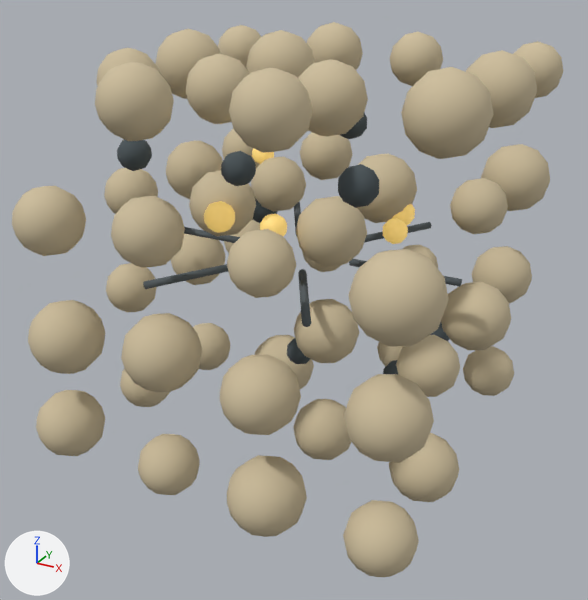
Two versions of the Blender file assets-source/blender/reservoir_micro.blend, one commit apart.
Camera for both pictures: a 50 mm lens placed at (3.3, -6.12, 2.57), pointed at (0.04, -0.2, -0.39). The lights are fixed; the arrows at lower left show +X, +Y and +Z. The first picture is the older version.

In view in the first picture: 'micro_grains', 'micro_oil_saturation', 'micro_pores', 'micro_throats'.
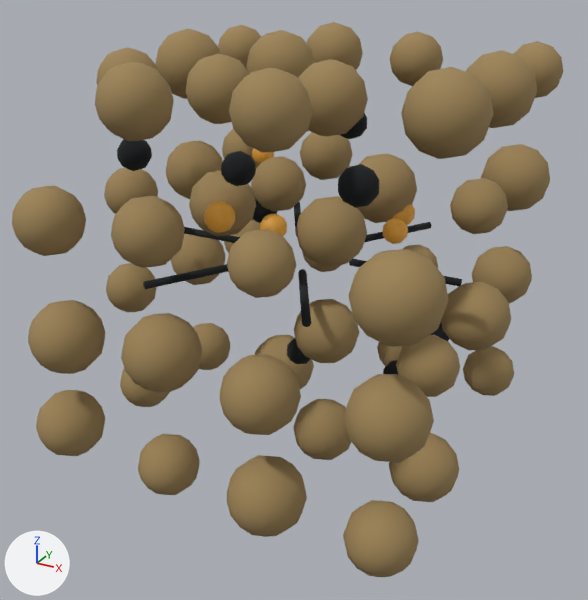
Boxes (x1, y1, x2, y2) around the edits, measured in the pictures (588 x 600 px):
'micro_grains', recoloured (beige to brown)
    both: (12, 22, 563, 577)
'micro_pores', recoloured
    both: (117, 113, 450, 374)
'micro_oil_saturation', recoloured
    both: (204, 148, 415, 244)

The edits, one by one:
Material 'M_grain' (mat_m_grain) changes colour from beige #cebf9e to brown #9e8557; in linear values from (0.62, 0.52, 0.34) to (0.342, 0.233, 0.0946).
Material 'M_pore' (mat_m_pore) changes colour from dark grey #4b5559 to black #121719; in linear values from (0.07, 0.09, 0.1) to (0.00598, 0.00854, 0.01).
In material 'M_oil' (mat_m_oil), emission_color goes from (0.3, 0.2, 0.05) (yellow #957c3f) to (0.0732, 0.0331, 0.00394) (brown #4c330d).
